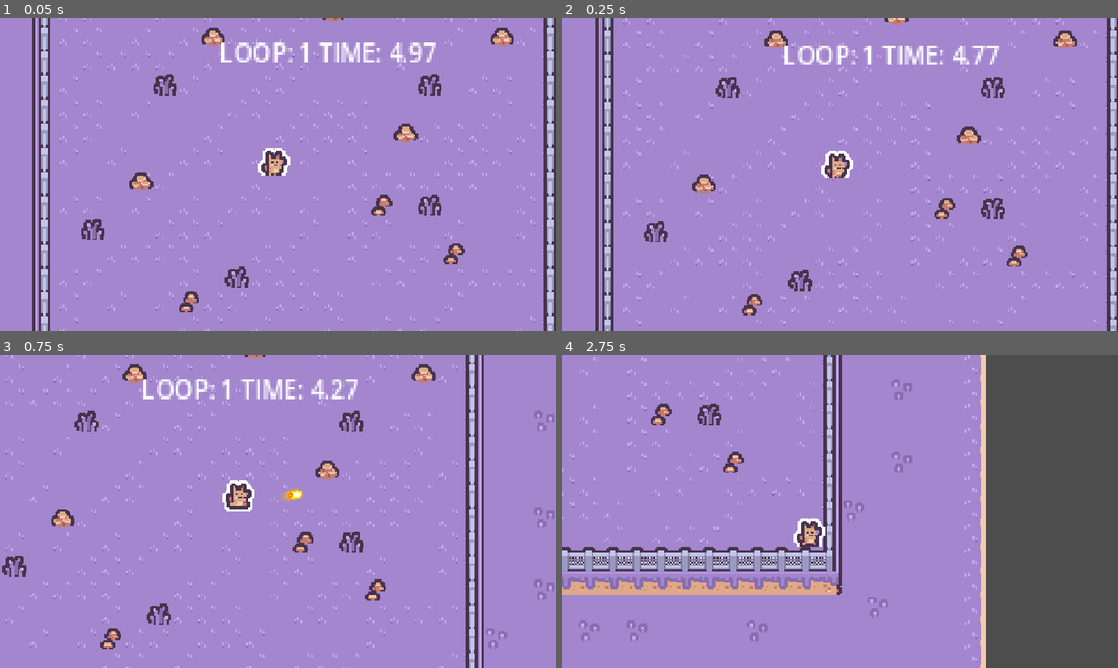
Above: before the commit, frames 1-4 (two rows, left to right).
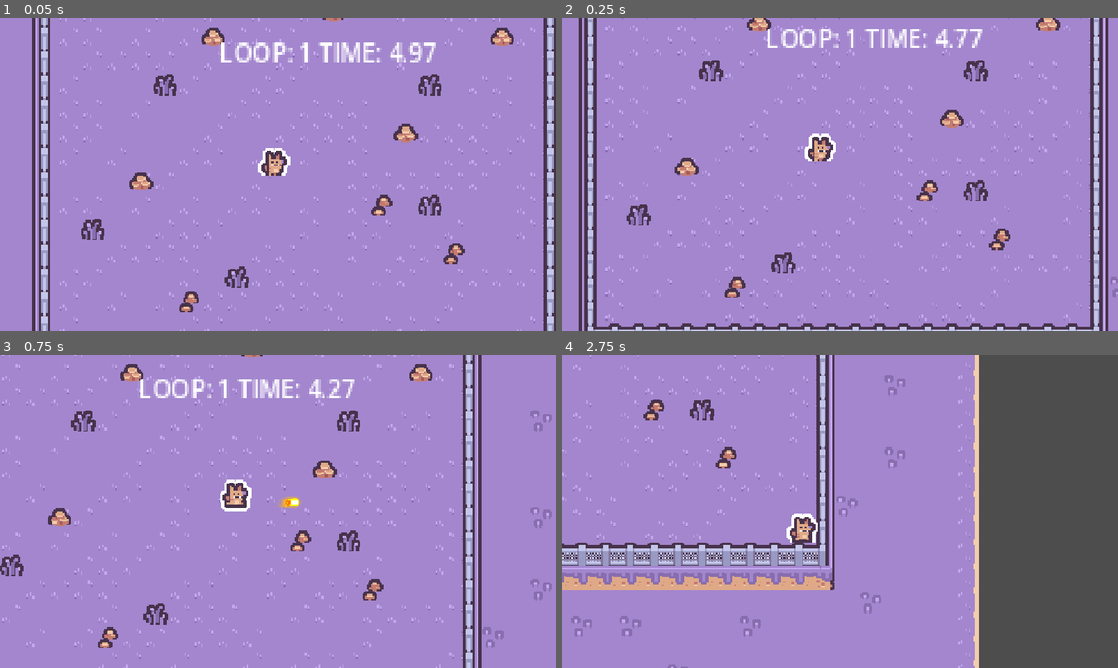
Above: after the commit, the same moments.

Repository: Lingloft/SecondsAgo
Game: Godot game, scene res://scenes/game.tscn
The game is run twice, just before and just after one commit, with the same random seed, the same clock (stepped at 60 frames per second) and the same inputs.
Inputs (mouse positions are in pixels of both pictures, inside the frame that each line leads up to):
- Up to frame 1 (0.05 s): no input
- Up to frame 2 (0.25 s): no input
- Up to frame 3 (0.75 s): move the mouse to (400, 495) at 0.52 s; hold D (move_right) from 0.53 s (still down); click (400, 495) at 0.6 s
- Up to frame 4 (2.75 s): move the mouse to (728, 527) at 1.27 s; release D (move_right) at 1.28 s; hold S (move_down) 1.28-2.03 s; click (728, 527) at 1.35 s; move the mouse to (895, 442) at 2.02 s; hold D (move_right) from 2.03 s (still down); click (895, 442) at 2.1 s

Frame 1 is identical in both runs. In frame 2, 20% of the frame differs, in the area x 3-100%, y 0-100%; in frame 3, 11%; in frame 4, 14%.

Commit message:
refactor(bullet): 优化子弹脚本代码结构
移除冗余注释并调整代码格式，使逻辑更加清晰
将相机抖动功能整合到条件判断块中

Diff:
--- a/scripts/bullet.gd
+++ b/scripts/bullet.gd
@@ -1,13 +1,12 @@
 extends RigidBody2D
 var is_clone := false
-# 方向，力
 var force := 30000 # 力大小
 var direction := Vector2.ZERO
-@export var camera: Camera2D  # 显式声明相机变量
+@export var camera: Camera2D
 func _ready() -> void:
-	if is_clone: apply_central_force(direction * force) # 施加力
-	# 摄像机震动
-	camera.shake_once()
+	if is_clone:
+		apply_central_force(direction * force) # 施加力
+		camera.shake_once()# 摄像机震动
 
 func _physics_process(_delta: float) -> void:
 	# 子弹方向设定为速度方向
